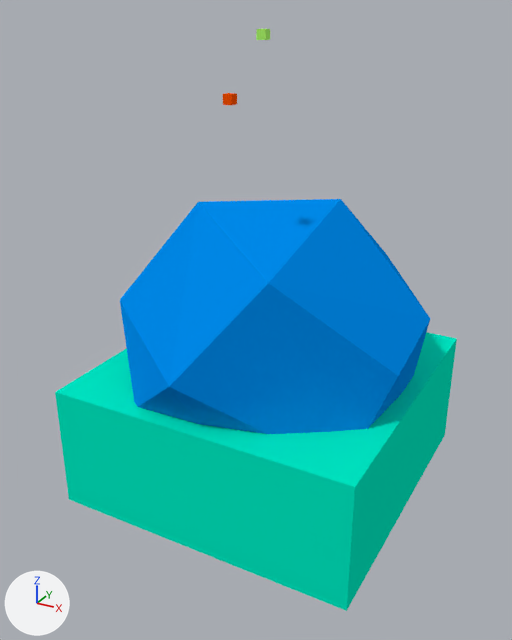
One commit to the Blender file js/ballistic.blend: the scene before it, then after it.
Camera for both pictures: a 50 mm lens placed at (171.0, -344.0, 179.0), pointed at (-9.0, -17.0, 16.0). Lighting does not change. The marker at lower left points along +X, +Y and +Z.

Objects in the first picture: 'ice', 'skyCube'.
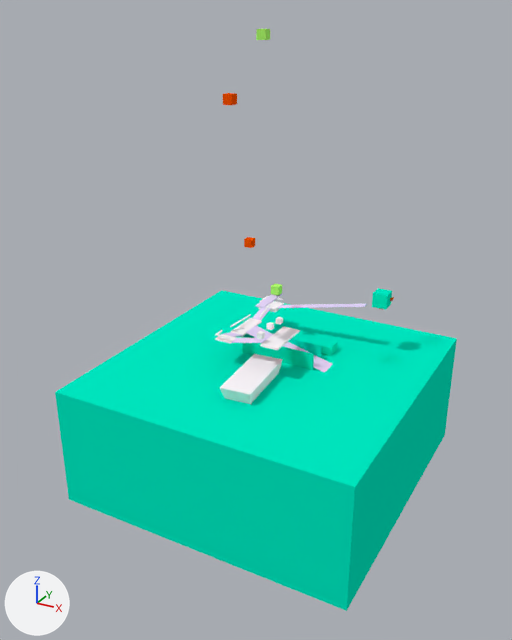
Where the newer file only moved an object's origin or applied its transform, the numbers keep the older frame.

Patch to the scene script:
```diff
--- a/js/ballistic.blend.py
+++ b/js/ballistic.blend.py
@@ mat_transparent @@
+mat_transparent = diffuse_material('transparent')
+mat_transparent.base_color = (0.0, 0.845, 0.558)  # cyan #00edc5
@@ me_cube_005 @@
+me_cube_005.from_pydata(...)  # a box spanning x -1.0..1.0, y -1.0..1.0, z -1.0..1.0
+me_cube_005.materials.append(mat_transparent)  # cyan #00edc5
@@ me_cube_010 @@
+me_cube_010.from_pydata(...)  # a box spanning x -1.0..1.0, y -1.0..1.0, z -1.0..1.0
+me_cube_010.materials.append(mat_transparent)  # cyan #00edc5
@@ me_cube_011 @@
+me_cube_011.from_pydata(...)  # a box spanning x -1.0..1.0, y -1.0..1.0, z -1.0..1.0
+me_cube_011.materials.append(mat_transparent)  # cyan #00edc5
@@ me_cube_012 @@
+me_cube_012.from_pydata(...)  # a box spanning x -4.4..4.4, y -12.8..12.8, z -0.6..0.6
+me_cube_012.materials.append(mat_platforms)  # white #fffaff
@@ me_cube_013 @@
+me_cube_013.from_pydata(...)  # a box spanning x -36.9..36.9, y -6.1..6.1, z -0.2..0.2
+me_cube_013.materials.append(mat_ramps)  # white #e9d9ff
@@ me_cube_014 @@
+me_cube_014.from_pydata(...)  # a box spanning x -4.0..4.0, y -5.92..5.92, z -0.16..0.16
+me_cube_014.materials.append(mat_ramps)  # white #e9d9ff
@@ ob_skycube @@
 ob_skycube.scale = (88.8, 88.8, 88.8)
+ob_skycube.hide_set(True)  # its collection is switched off
@@ ob_cube_003 @@
+ob_cube_003 = bpy.data.objects.new('Cube.003', me_cube_005)
+ob_cube_003.location = (-4.9, 14.8, -23.7)
+ob_cube_003.scale = (23.7, 0.234, 15.8)
@@ ob_cube_011 @@
+ob_cube_011 = bpy.data.objects.new('Cube.011', me_cube_005)
+ob_cube_011.location = (-4.7, 2.1, -23.7)
+ob_cube_011.scale = (24.0, 0.234, 15.8)
@@ ob_cube_012 @@
+ob_cube_012 = bpy.data.objects.new('Cube.012', me_cube_010)
+ob_cube_012.location = (16.0, 29.4, -18.0)
+ob_cube_012.scale = (5.19, 5.19, 5.19)
@@ ob_cube_013 @@
+ob_cube_013 = bpy.data.objects.new('Cube.013', me_cube_011)
+ob_cube_013.location = (45.3, 42.7, 18.0)
+ob_cube_013.scale = (4.51, 4.51, 4.51)
@@ ob_cube_015 @@
+ob_cube_015 = bpy.data.objects.new('Cube.015', me_cube_012)
+ob_cube_015.location = (-31.0, 9.9, -4.5)
@@ ob_cube_016 @@
+ob_cube_016 = bpy.data.objects.new('Cube.016', me_cube_013)
+ob_cube_016.location = (8.8, 8.5, -13.7)
+ob_cube_016.rotation_euler = (0.0, 0.262, 0.0)  # degrees (0, 15, 0)
@@ ob_cube_017 @@
+ob_cube_017 = bpy.data.objects.new('Cube.017', me_cube_014)
+ob_cube_017.location = (-30.7, -7.9, -2.4)
+ob_cube_017.rotation_euler = (-0.298, 0.0, 0.0)  # degrees (-17, 0, 0)
```

What differs and where, as boxes [x1, y1, x2, y2] in the pictures (512 x 640 px):
'skyCube', hidden: before [120, 199, 430, 434]
'Cube.011', added (cyan): after [243, 337, 314, 370]
'Cube.016', added: after [246, 325, 333, 372]
'Cube.013', added: after [372, 288, 392, 310]
'Cube.003', added: after [253, 337, 322, 358]
'Cube.012', added: after [317, 338, 337, 356]
'Cube.015', added: after [231, 318, 262, 337]
'Cube.017', added: after [224, 332, 242, 337]
'ground', unchanged, uncovered by the edit: after [220, 354, 283, 404]
